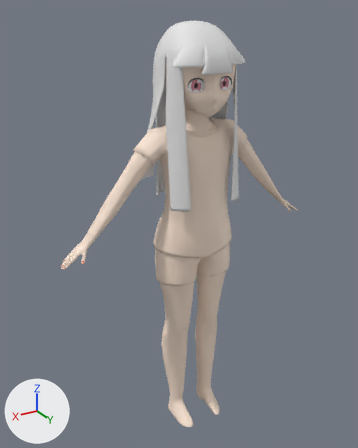
Two versions of the Blender file body.blend, one commit apart.
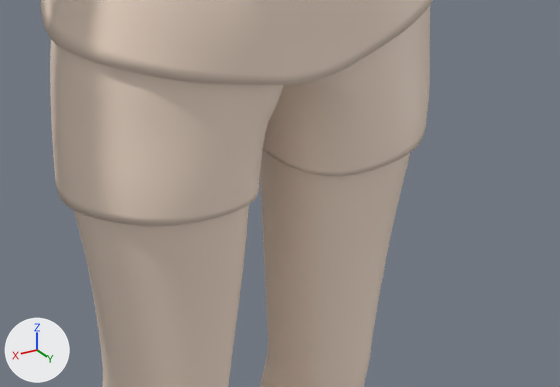
There are two pictures of each version: one whole from a camera (50 mm lens) standing at (0.934, 1.431, 1.627) and looking at (0.024, -0.086, 0.868), one close up on the part from 41% to 71% of the width and 54% to 71% of the height. The lights are fixed; the arrows at lower left show +X, +Y and +Z.

Names of what the first close-up shows: 'body_skin', 'top wear', 'under wear'.
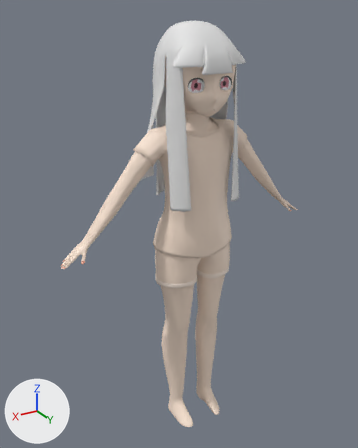
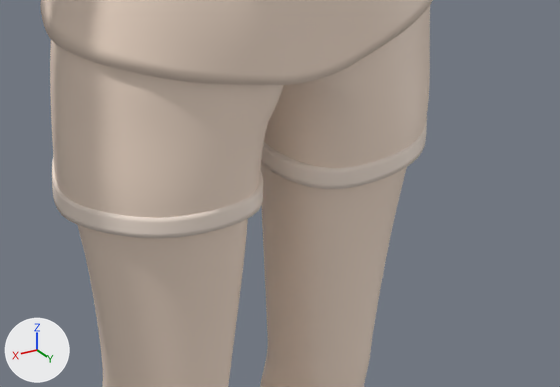
Patch to the scene script:
```diff
--- a/body.blend.py
+++ b/body.blend.py
@@ me_body_002 @@
+me_body_002.from_pydata(...)  # 20 vertices, 10 faces; spans x -0.1506..-0.0039, y -0.0894..0.0585, z 0.6255..0.642
+me_body_002.polygons.foreach_set('use_smooth', [True] * 10)
+me_body_002.materials.append(mat_マテリアル)  # picture img_body
@@ ob_もふもふ @@
+ob_もふもふ = bpy.data.objects.new('もふもふ', me_body_002)
+ob_もふもふ.location = (0.0, 0.0, -0.0023)
+ob_もふもふ.scale = (1.09, 1.09, 1.09)
+_m = ob_もふもふ.modifiers.new('ミラー', 'MIRROR')
+_m.use_clip = True
+_m = ob_もふもふ.modifiers.new('細分化', 'SUBSURF')
+_m.levels = 2
+_m.render_levels = 3
+_m = ob_もふもふ.modifiers.new('ソリッド化', 'SOLIDIFY')
+_m.thickness = 0.006
```

Boxes [x1, y1, x2, y2] around the edits, measured in the close-ups (560 x 387 px):
'もふもふ', added
    after: [52, 119, 427, 239]
